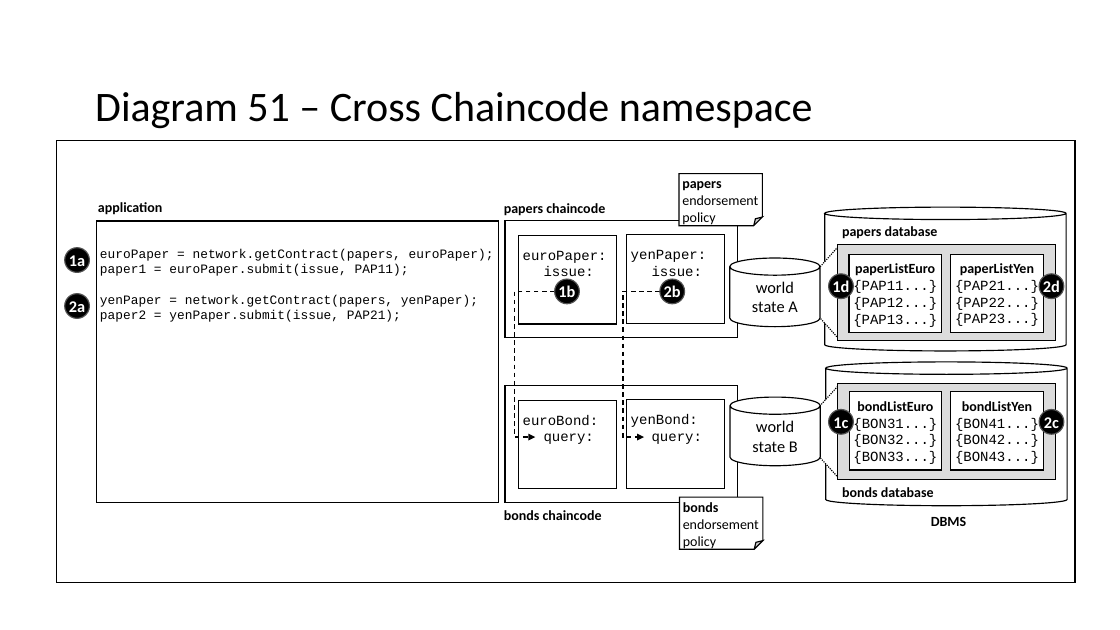
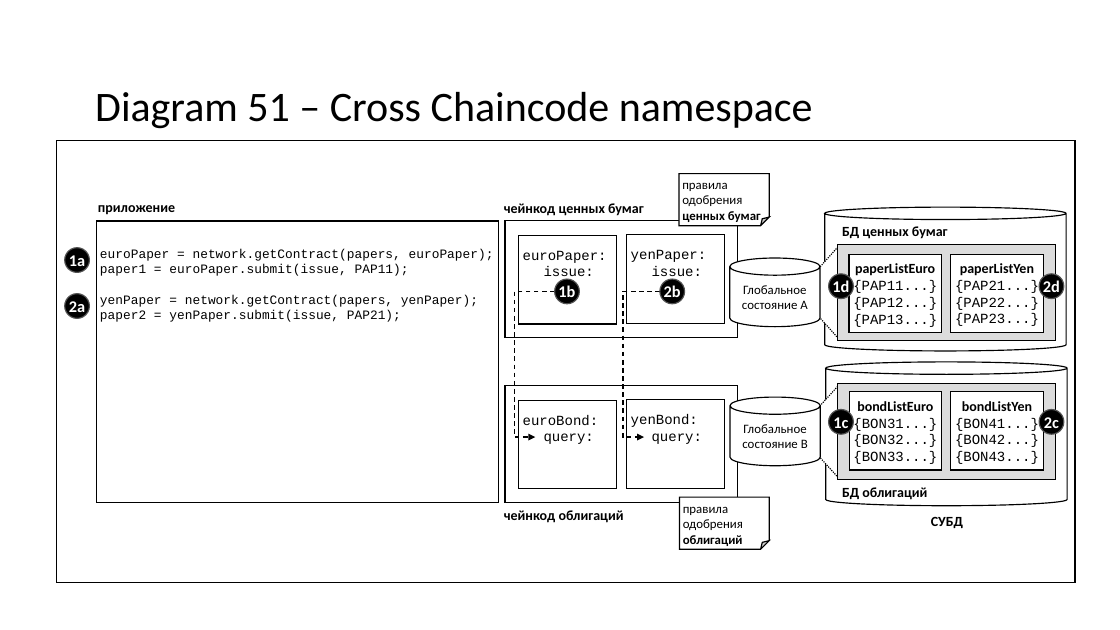
Before and after one commit to hyperledger/fabric-docs-i18n, a slide deck: slide 27 of docs/locale/ru_RU/source/developapps/diagrams.pptx. Drawn at 1120x630 pixels with LibreOffice and Linux fonts; fonts in the diff are those of the drawing. Boxes give left, top, right and bottom in pixels: in the first picture for what was removed or moved away, otherwise in the second. Text is boxed around its words. In the diff, an @@ line names an element or a change of style, - is before the commit and + after.

Commit message:
RU chaincode namespace

```diff
--- a/docs/locale/ru_RU/source/developapps/diagrams.pptx
+++ b/docs/locale/ru_RU/source/developapps/diagrams.pptx
@@ folded corner "правила одобрения ценных бумаг": place and size @@
-folded corner "правила одобрения ценных бумаг" at box(679, 174, 762, 226)
+folded corner "правила одобрения ценных бумаг" at box(679, 174, 769, 226)
@@ text at box(98, 205, 175, 215): text changed @@
-application
+приложение
@@ text at box(504, 203, 644, 216): text changed @@
-papers chaincode
+чейнкод ценных бумаг
@@ text in folded corner at box(682, 182, 761, 224): text changed; size 12 to 11 pt @@
-papers
-endorsement
-policy
+правила одобрения ценных бумаг
@@ text at box(842, 226, 948, 239): text changed @@
-papers database
+БД ценных бумаг
@@ text in cylinder at box(742, 285, 807, 309): text changed; size 14 to 11 pt @@
-world
-state A
+Глобальное состояние A
@@ text in cylinder at box(742, 424, 808, 448): text changed; size 14 to 11 pt @@
-world
-state B
+Глобальное состояние B
@@ folded corner "правила одобрения облигаций": place and size @@
-folded corner "правила одобрения облигаций" at box(680, 497, 763, 549)
+folded corner "правила одобрения облигаций" at box(680, 497, 770, 549)
@@ text in folded corner at box(683, 506, 743, 546): text changed; size 12 to 11 pt @@
-bonds
-endorsement
-policy
+правила одобрения облигаций
@@ text at box(842, 487, 927, 500): text changed @@
-bonds database
+БД облигаций
@@ text at box(504, 510, 624, 523): text changed @@
-bonds chaincode
+чейнкод облигаций
@@ text at box(931, 517, 963, 528): text changed @@
-DBMS
+СУБД
```
Also in this commit, not shown: 1 other slide changed, 3 other files.
